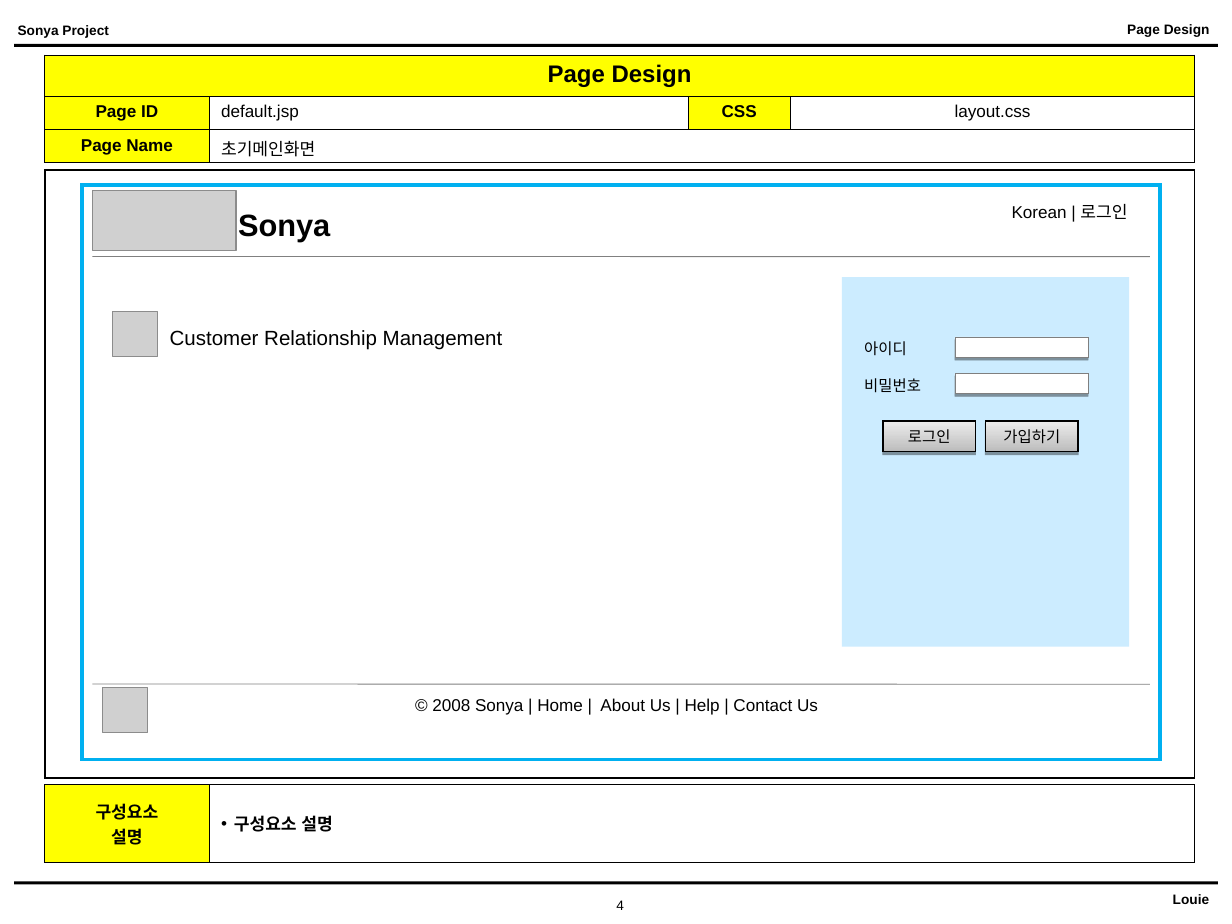
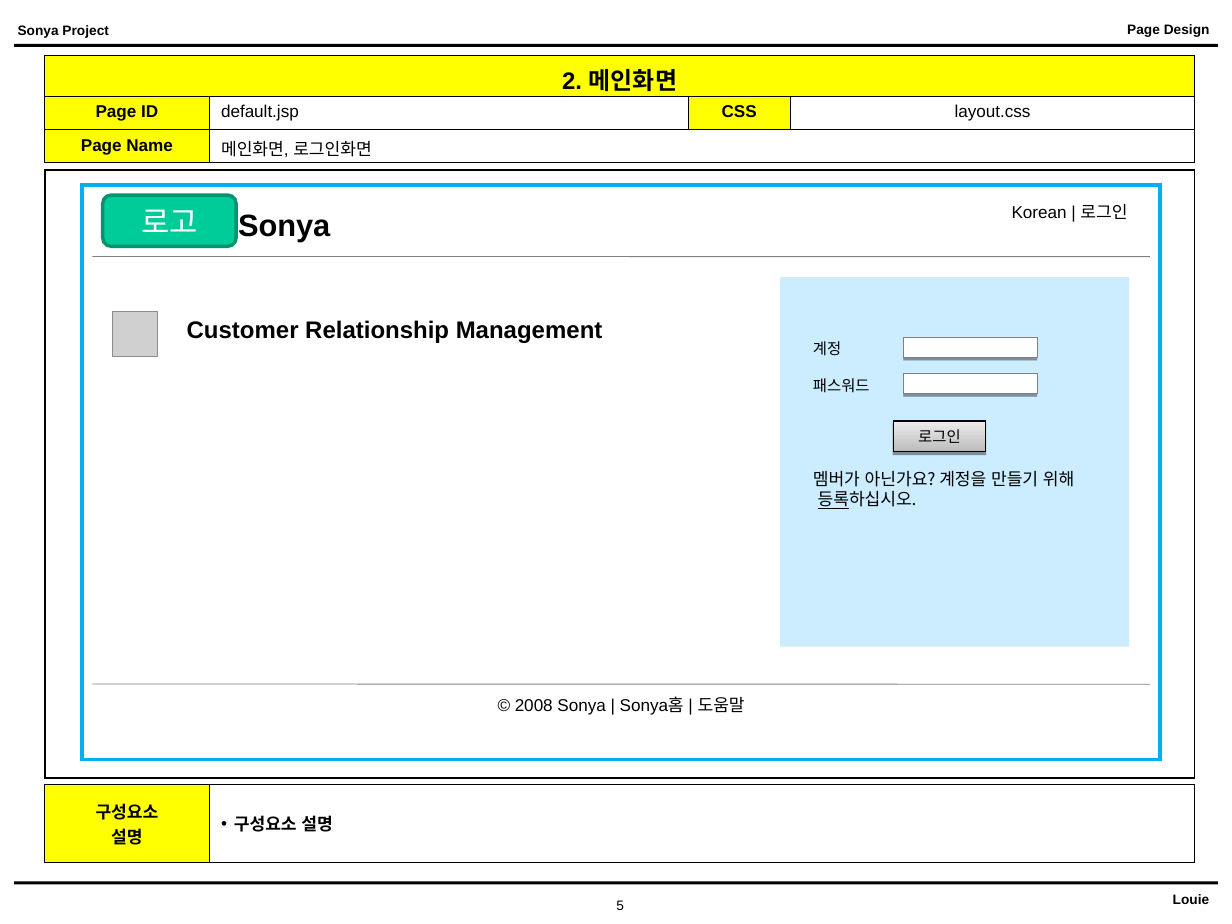
Before and after one commit to NathanaelFebrianto/sonya, a slide deck: slide 5 of sonya/doc/sonya_page_design_v01.ppt (slide 4 before the commit). Drawn at 1232x924 pixels with LibreOffice and Linux fonts; fonts in the diff are those of the drawing; grey boxes stand for pictures. Boxes give left, top, right and bottom in pixels: in the first picture for what was removed or moved away, otherwise in the second. Text is boxed around its words. In the diff, an @@ line names an element or a change of style, - is before the commit and + after.

```diff
--- a/sonya/doc/sonya_page_design_v01.ppt
+++ b/sonya/doc/sonya_page_design_v01.ppt
@@ table at box(44, 55, 1194, 163) @@
-row 1, column 1: Page Design
+row 1, column 1: 2. 메인화면
-row 3, column 2: 초기메인화면
+row 3, column 2: 메인화면, 로그인화면
@@ picture removed at box(92, 191, 237, 251) @@
@@ rounded rectangle added at box(102, 195, 235, 246), fill #00CC99, outline #00956F 2.01 pt, 18 pt, text #FFFFFF @@
+로고
@@ rectangle: place and size @@
-rectangle at box(841, 277, 1129, 647)
+rectangle at box(780, 277, 1129, 647)
@@ text "Customer Relationship Management": place and size @@
-text "Customer Relationship Management" at box(170, 330, 503, 349)
+text "Customer Relationship Management" at box(187, 320, 603, 343)
@@ text "Customer Relationship Management" at box(187, 320, 603, 343): size 12 to 14 pt, bold on @@
@@ text added at box(813, 341, 841, 356), 9 pt, text #000000 @@
+계정
@@ text removed at box(864, 341, 907, 356) @@
-아이디
@@ rectangle: place and size @@
-rectangle at box(955, 336, 1088, 357)
+rectangle at box(903, 336, 1036, 357)
@@ text added at box(813, 378, 870, 393), 9 pt, text #000000 @@
+패스워드
@@ text removed at box(864, 378, 921, 393) @@
-비밀번호
@@ rectangle: place and size @@
-rectangle at box(955, 373, 1088, 394)
+rectangle at box(903, 373, 1036, 394)
@@ rectangle "로그인": place and size @@
-rectangle "로그인" at box(883, 421, 976, 452)
+rectangle "로그인" at box(893, 421, 986, 452)
@@ rectangle removed at box(986, 421, 1078, 452) @@
-가입하기
@@ text added at box(813, 471, 1074, 509), 10 pt, text #000000 @@
+멤버가 아닌가요? 계정을 만들기 위해
+등록하십시오.
@@ picture removed at box(102, 687, 147, 732) @@
@@ text at box(515, 697, 745, 715): text changed @@
-© 2008 Sonya | Home | About Us | Help | Contact Us
+© 2008 Sonya | Sonya홈 | 도움말
@@ page number at box(616, 900, 624, 910): text changed @@
-4
+5
```
Also in this commit, not shown: 1 other slide changed, 4 slides added, 1 other file.
